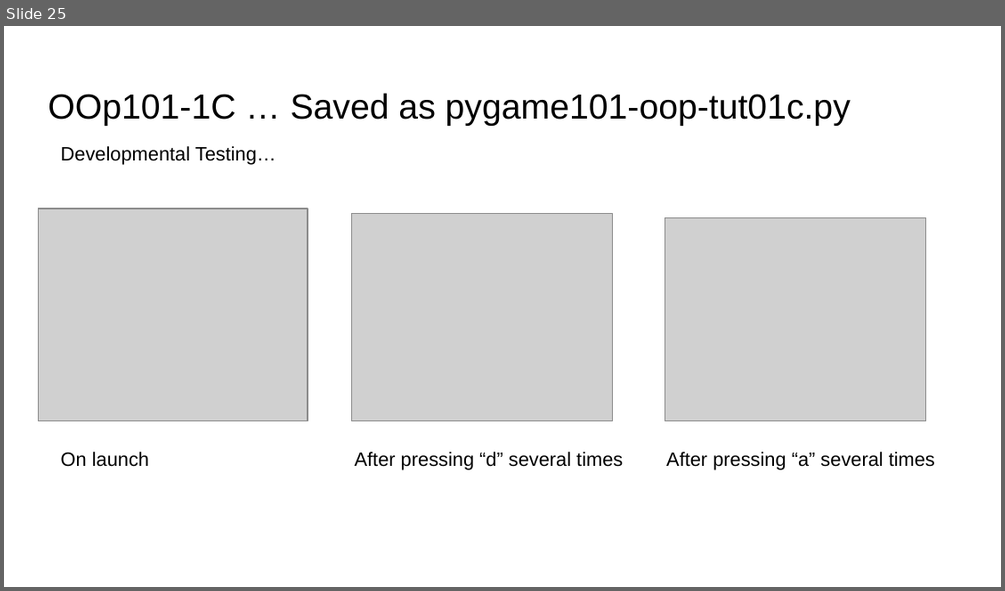
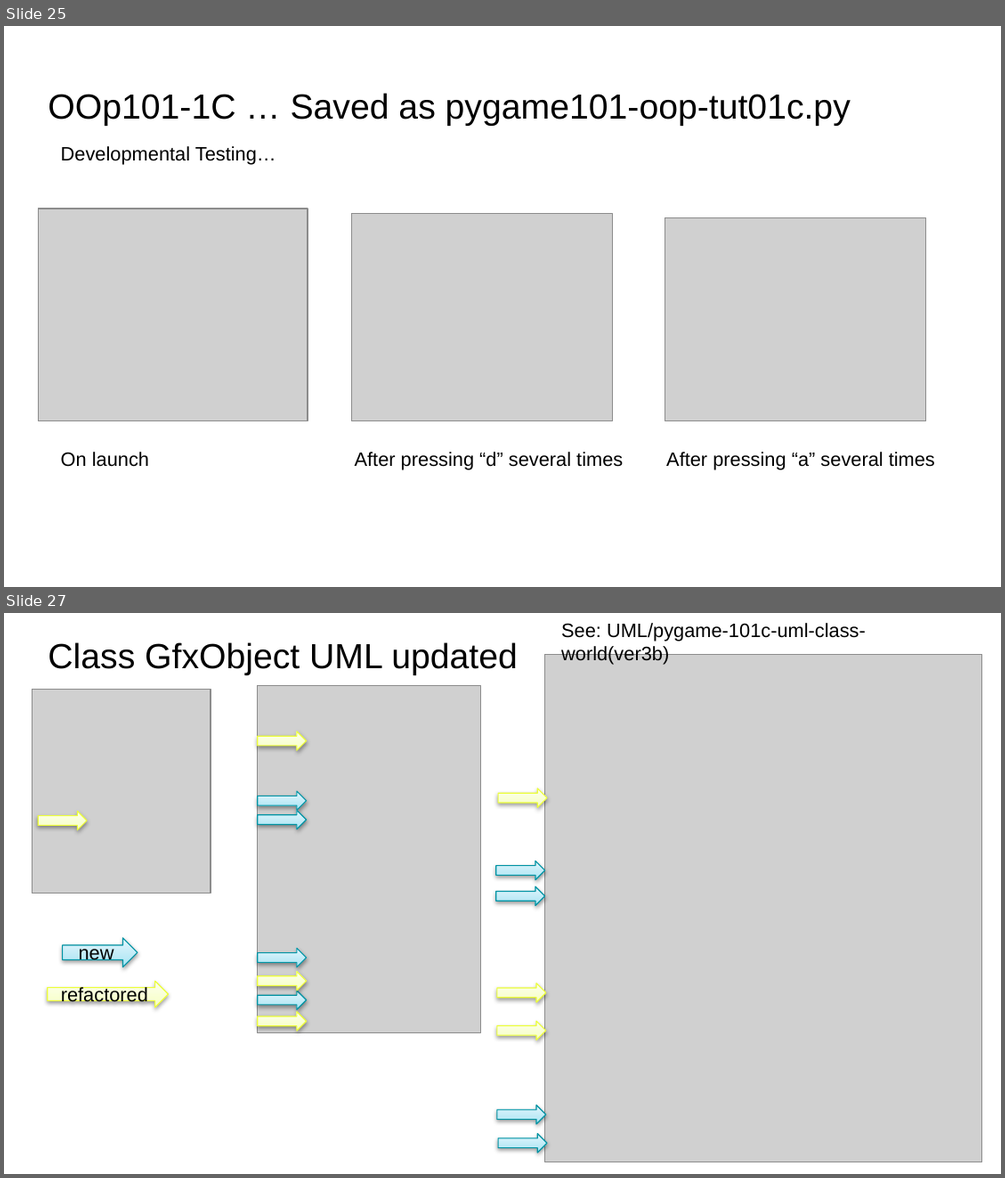
Before and after one commit to MrAWHolmes/KS5-NEA2425, a slide deck: tech_with_tim/Pygame-Tuts-101-1ABC/Docs/Pygame-101-Tuts-by-MrH.pptx. Shown one above the other, each under a label of ours: slide 25 before the commit, slides 25 and 27 after it; the slides between them are not shown. The pictures are 1005x591 and 1005x1178 pixels, drawn with LibreOffice and Linux fonts; fonts in the diff are those of the drawing; grey boxes stand for pictures. Boxes give left, top, right and bottom in pixels: in the first picture for what was removed or moved away, otherwise in the second. Text is boxed around its words. In the diff, an @@ line names an element or a change of style, - is before the commit and + after.

Commit message:
documentation for 101c2 - GfxObject refactored for multi-key binds

```diff
--- a/tech_with_tim/Pygame-Tuts-101-1ABC/Docs/Pygame-101-Tuts-by-MrH.pptx
+++ b/tech_with_tim/Pygame-Tuts-101-1ABC/Docs/Pygame-101-Tuts-by-MrH.pptx
@@ slide 27 added at (x1=4, y1=613, x2=1001, y2=1174), background #FFFFFF @@
@@ text added at (x1=561, y1=623, x2=866, y2=665), 14 pt, text #000000 @@
+See: UML/pygame-101c-uml-class-world(ver3b)
@@ title added at (x1=48, y1=642, x2=518, y2=675), 25.2 pt, text #000000 @@
+Class GfxObject UML updated
@@ picture added at (x1=545, y1=655, x2=982, y2=1162) @@
@@ picture added at (x1=32, y1=689, x2=210, y2=893) @@
@@ picture added at (x1=257, y1=686, x2=480, y2=1033) @@
@@ right arrow added at (x1=257, y1=731, x2=306, y2=751), fill gradient #F7FFC0 to #F9FFD3 to #FDFFEE, outline #EDFE3B 0.75 pt @@
@@ right arrow added at (x1=257, y1=791, x2=306, y2=811), fill gradient #A0E5F5 to #BEEBF7 to #E5F8FD, outline #0094A3 0.75 pt @@
@@ right arrow added at (x1=499, y1=788, x2=547, y2=807), fill gradient #F7FFC0 to #F9FFD3 to #FDFFEE, outline #EDFE3B 0.75 pt @@
@@ right arrow added at (x1=38, y1=811, x2=87, y2=830), fill gradient #F7FFC0 to #F9FFD3 to #FDFFEE, outline #EDFE3B 0.75 pt @@
@@ right arrow added at (x1=257, y1=811, x2=306, y2=829), fill gradient #A0E5F5 to #BEEBF7 to #E5F8FD, outline #0094A3 0.75 pt @@
@@ right arrow added at (x1=496, y1=861, x2=545, y2=880), fill gradient #A0E5F5 to #BEEBF7 to #E5F8FD, outline #0094A3 0.75 pt @@
@@ right arrow added at (x1=496, y1=886, x2=545, y2=905), fill gradient #A0E5F5 to #BEEBF7 to #E5F8FD, outline #0094A3 0.75 pt @@
@@ right arrow added at (x1=63, y1=938, x2=138, y2=967), fill gradient #A0E5F5 to #BEEBF7 to #E5F8FD, outline #0094A3 0.75 pt, 14 pt, text #000000 @@
+new
@@ right arrow added at (x1=257, y1=948, x2=306, y2=967), fill gradient #A0E5F5 to #BEEBF7 to #E5F8FD, outline #0094A3 0.75 pt @@
@@ right arrow added at (x1=48, y1=981, x2=169, y2=1006), fill gradient #F7FFC0 to #F9FFD3 to #FDFFEE, outline #EDFE3B 0.75 pt, 14 pt, text #000000 @@
+refactored
@@ right arrow added at (x1=257, y1=971, x2=306, y2=989), fill gradient #F7FFC0 to #F9FFD3 to #FDFFEE, outline #EDFE3B 0.75 pt @@
@@ right arrow added at (x1=497, y1=983, x2=546, y2=1002), fill gradient #F7FFC0 to #F9FFD3 to #FDFFEE, outline #EDFE3B 0.75 pt @@
@@ right arrow added at (x1=257, y1=990, x2=306, y2=1010), fill gradient #A0E5F5 to #BEEBF7 to #E5F8FD, outline #0094A3 0.75 pt @@
@@ right arrow added at (x1=257, y1=1012, x2=306, y2=1030), fill gradient #F7FFC0 to #F9FFD3 to #FDFFEE, outline #EDFE3B 0.75 pt @@
@@ right arrow added at (x1=497, y1=1021, x2=546, y2=1039), fill gradient #F7FFC0 to #F9FFD3 to #FDFFEE, outline #EDFE3B 0.75 pt @@
@@ right arrow added at (x1=497, y1=1104, x2=546, y2=1123), fill gradient #A0E5F5 to #BEEBF7 to #E5F8FD, outline #0094A3 0.75 pt @@
@@ right arrow added at (x1=499, y1=1134, x2=547, y2=1152), fill gradient #A0E5F5 to #BEEBF7 to #E5F8FD, outline #0094A3 0.75 pt @@
```
Also in this commit, not shown: 10 other slides added, 3 other files.
